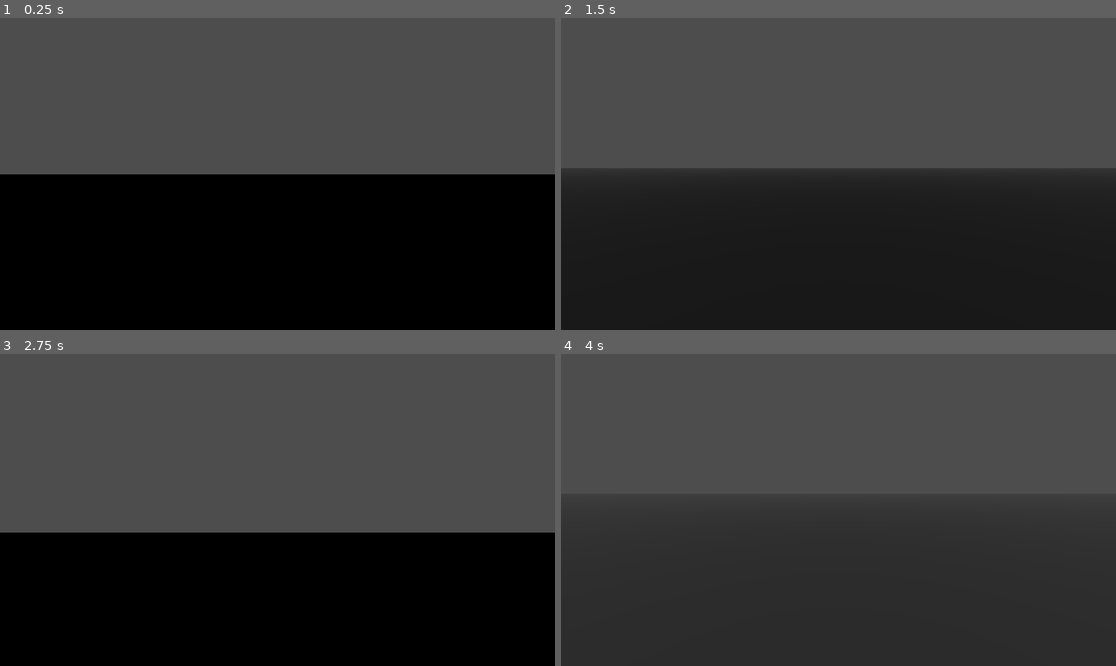
Above: before the commit, frames 1-4 (two rows, left to right).
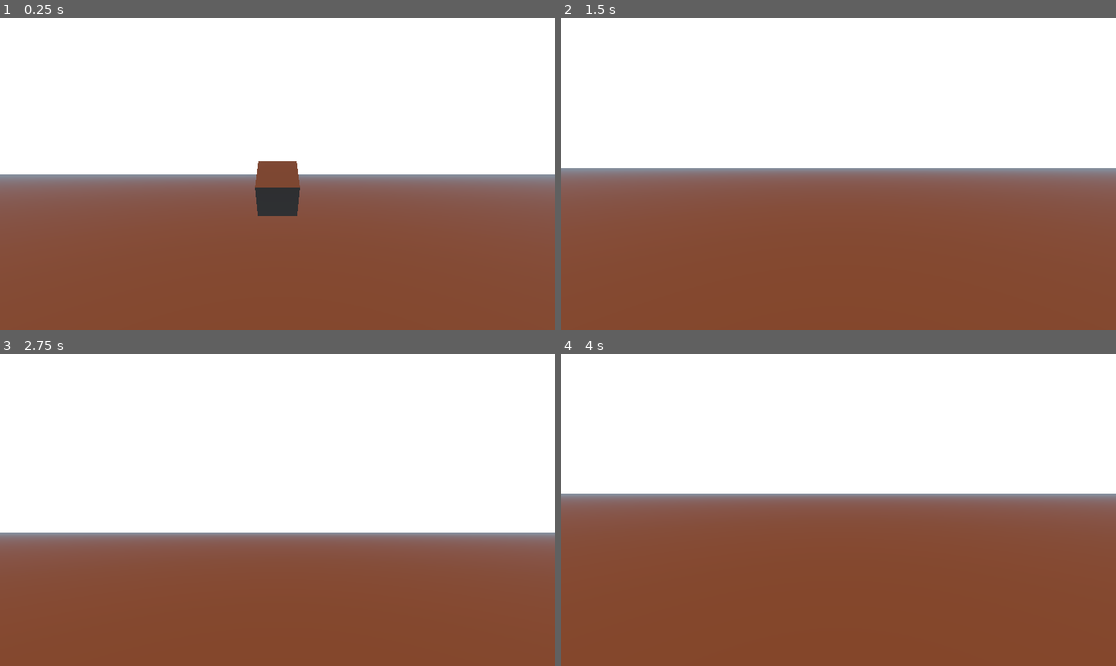
Above: after the commit, the same moments.

Repository: EpiclyRaspberry/Dodge-Onix-3D-Remaster
Game: Godot game, scene res://testing/test_room1.tscn
The game is run twice, just before and just after one commit, with the same random seed, the same clock (stepped at 60 frames per second) and the same inputs. This scene is started directly instead of the project's main scene.
Inputs (mouse positions are in pixels of both pictures, inside the frame that each line leads up to):
- Up to frame 1 (0.25 s): no input
- Up to frame 2 (1.5 s): tap Enter (ui_accept) at 0.5, 0.77, 1.25 s; move the mouse to (960, 158) at 0.52 s; hold D (right) 0.53-1.28 s; hold Ctrl (crouch) 0.53-1.28 s; move the mouse to (810, 174) at 1.27 s; hold W (forward) from 1.28 s (still down); tap Ctrl (crouch) at 1.35 s
- Up to frame 3 (2.75 s): keep holding W (forward); tap Enter (ui_accept) at 1.52, 2 s; move the mouse to (288, 503) at 2.02 s; hold Ctrl (crouch) from 2.03 s (still down)
- Up to frame 4 (4 s): keep holding W (forward); tap Enter (ui_accept) at 2.75, 3.02, 3.5, 3.77 s; move the mouse to (832, 516) at 2.77 s; release Ctrl (crouch) at 2.78 s; tap Ctrl (crouch) at 2.85 s; move the mouse to (877, 513) at 3.52 s; hold Ctrl (crouch) from 3.53 s (still down)

The runs differ from the first frame. In frame 1, 100% of the frame differs, in the area x 0-100%, y 0-100%; in frame 2, 100%; in frame 3, 100%; in frame 4, 100%.

Commit message:
world enviroment test

Diff:
--- a/testing/test_room1.tscn
+++ b/testing/test_room1.tscn
@@ -9,7 +9,24 @@
 
 [sub_resource type="BoxMesh" id="BoxMesh_3458g"]
 
+[sub_resource type="Environment" id="Environment_jbuag"]
+reflected_light_source = 2
+ssao_enabled = true
+ssil_enabled = true
+sdfgi_enabled = true
+glow_enabled = true
+glow_normalized = true
+fog_enabled = true
+volumetric_fog_enabled = true
+
+[sub_resource type="BoxMesh" id="BoxMesh_e4nsh"]
+
 [node name="test_room1" type="Node3D"]
+
+[node name="DirectionalLight3D" type="DirectionalLight3D" parent="."]
+transform = Transform3D(1, 0, 0, 0, -0.0043458, 0.999991, 0, -0.999991, -0.0043458, 0, 74.5232, 0)
+light_color = Color(0.854902, 0.396078, 0, 1)
+light_volumetric_fog_energy = 2.553
 
 [node name="CharacterBody3D" type="CharacterBody3D" parent="."]
 script = ExtResource("1_1fu56")
@@ -21,9 +38,6 @@
 
 [node name="Camera3D" type="Camera3D" parent="CharacterBody3D/Neck"]
 transform = Transform3D(1, 0, 0, 0, 1, 0, 0, 0, 1, 0, 0.692235, 0)
-
-[node name="DirectionalLight3D" type="DirectionalLight3D" parent="CharacterBody3D/Neck/Camera3D"]
-transform = Transform3D(1, 0, 0, 0, 1, 0, 0, 0, 1, 0, -0.0150173, 0)
 
 [node name="StaticBody3D" type="StaticBody3D" parent="."]
 transform = Transform3D(1, 0, 0, 0, 1, 0, 0, 0, 1, 0, -2.14033, 0)
@@ -41,3 +55,10 @@
 stream = ExtResource("2_32v0s")
 autoplay = true
 max_distance = 73.8
+
+[node name="WorldEnvironment" type="WorldEnvironment" parent="."]
+environment = SubResource("Environment_jbuag")
+
+[node name="MeshInstance3D" type="MeshInstance3D" parent="."]
+transform = Transform3D(1, 0, 0, 0, 0.766762, -0.641932, 0, 0.641932, 0.766762, 0, 0, -5.22754)
+mesh = SubResource("BoxMesh_e4nsh")
Not shown: 1 places in testing/test_room1.tscn that only renumber resources
